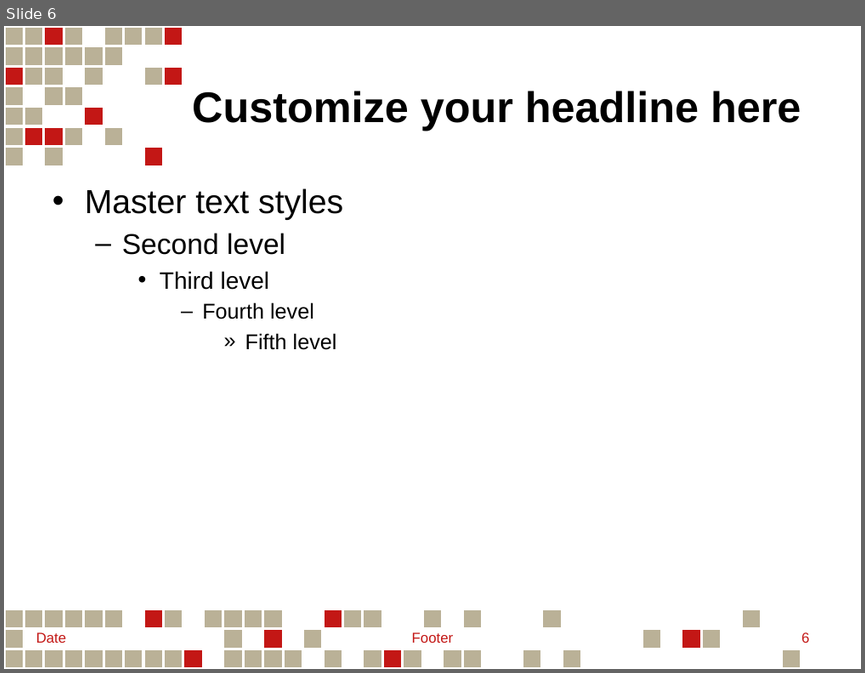
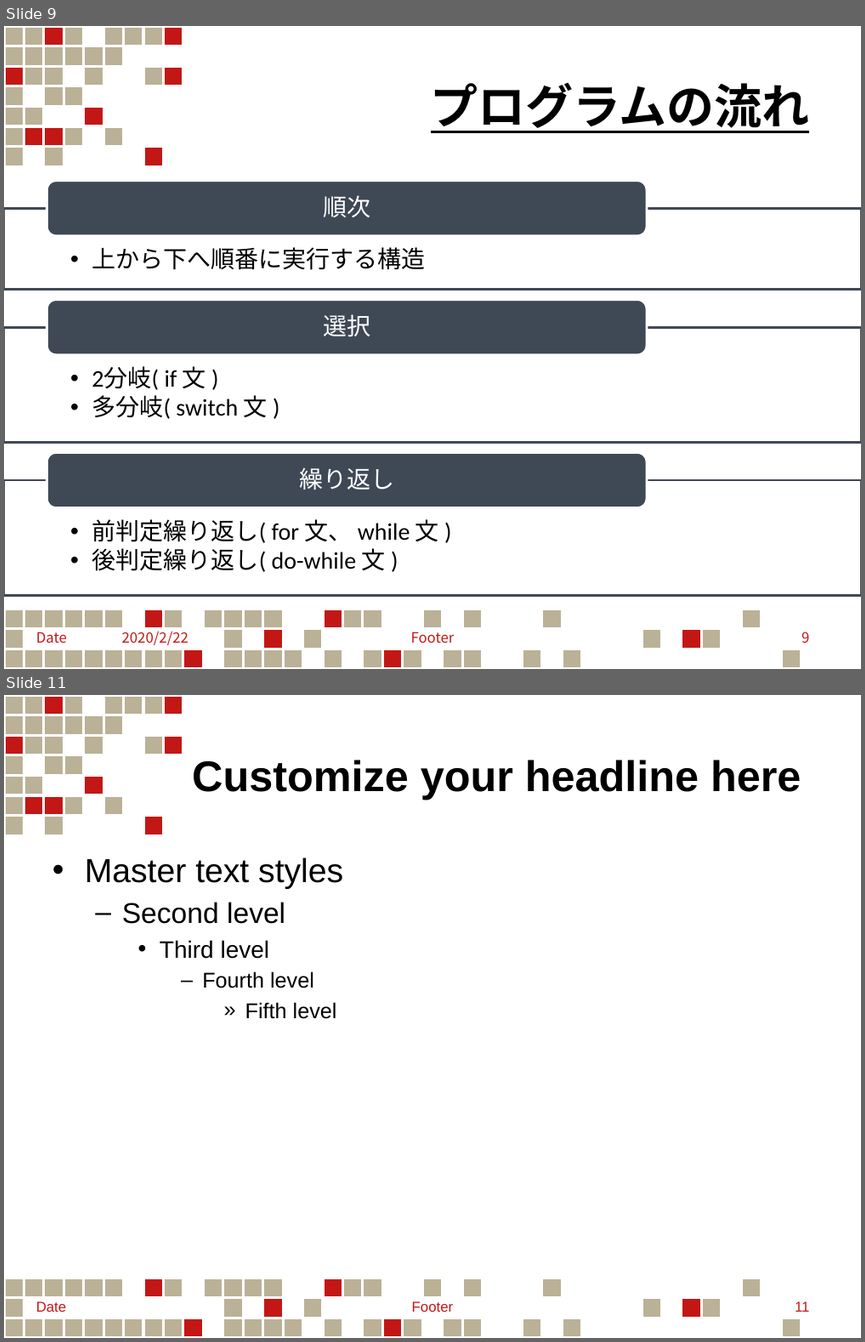
Before and after one commit to KoreanGinseng/StepUpFestival, a slide deck: ステフェスゲームPG.pptx. Shown one above the other, each under a label of ours: slide 6 before the commit, slides 9 and 11 after it; the slides between them are not shown. The pictures are 865x673 and 865x1342 pixels, drawn with LibreOffice and Linux fonts; fonts in the diff are those of the drawing. Boxes give left, top, right and bottom in pixels: in the first picture for what was removed or moved away, otherwise in the second. Text is boxed around its words. In the diff, an @@ line names an element or a change of style, - is before the commit and + after.

```diff
--- a/ステフェスゲームPG.pptx
+++ b/ステフェスゲームPG.pptx
@@ slide 9 added at box(4, 26, 861, 669), background #FFFFFF; not listed: 192 template elements that a slide beside it also shows @@
@@ title added at box(431, 83, 810, 133), 40 pt, text #000000, bold, underline @@
+プログラムの流れ
@@ group added at box(4, 180, 861, 595): 6 texts, 3 rectangles, 3 rounded rectangles @@
+  •• 上から下へ順番に実行する構造
+順次
+  •• 2分岐( if 文 )
+  •• 多分岐( switch 文 )
+選択
+  •• 前判定繰り返し( for 文、 while 文 )
+  •• 後判定繰り返し( do-while 文 )
+繰り返し
@@ text added at box(36, 630, 188, 645), 12 pt, text #C31715 @@
+Date 2020/2/22
@@ text added at box(411, 631, 454, 642), 12 pt, text #C31715 @@
+Footer
@@ page number added at box(801, 631, 809, 642), 12 pt, text #C31715 @@
+9
@@ what was slide 6 is now slide 11 @@
@@ page number at box(794, 1301, 809, 1311): text changed @@
-6
+11
```
Also in this commit, not shown: 6 slides changed, 4 other slides added, 3 other files.
